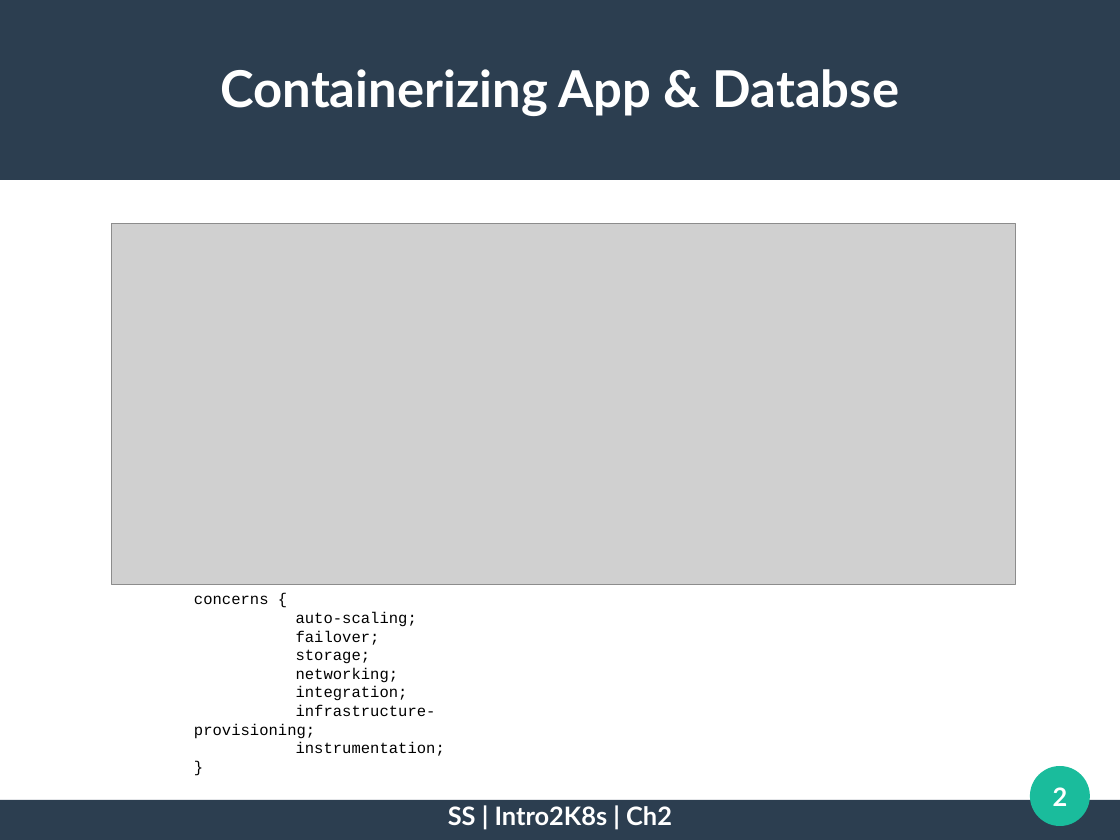
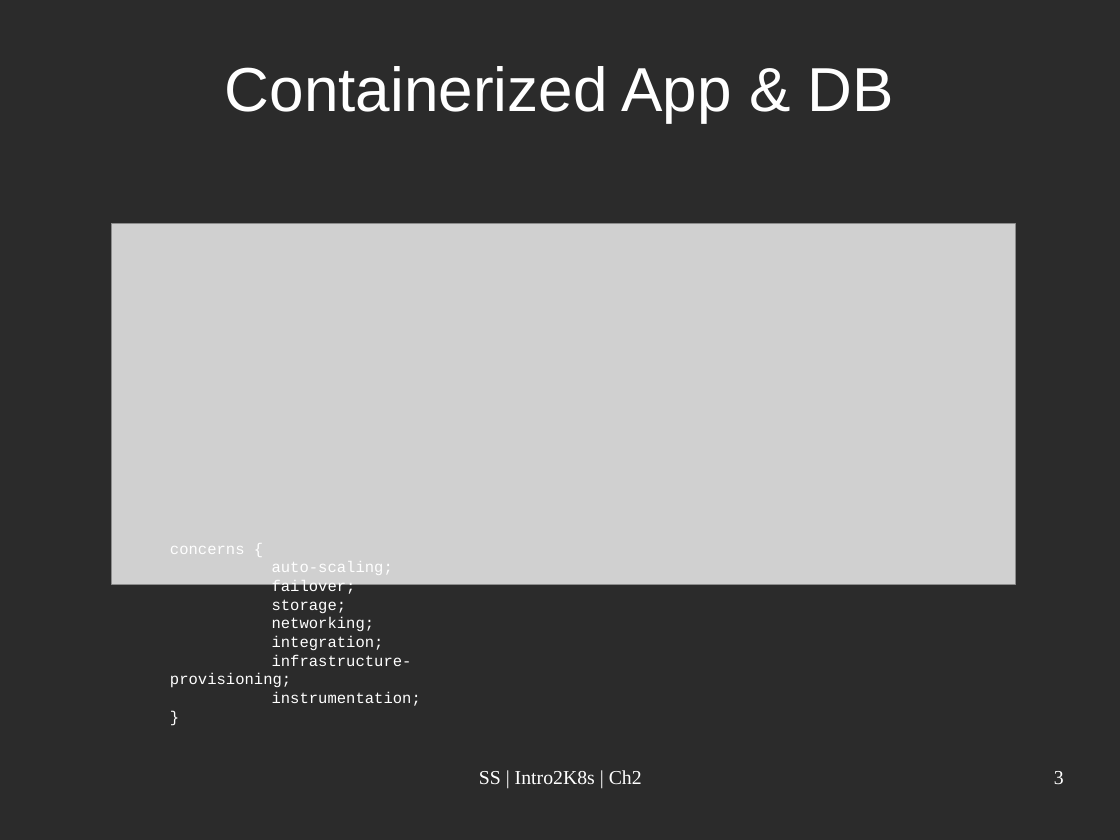
Before and after one commit to sufisalman/intro2k8s, a slide deck: slide 3 of chapter3/concepts/concepts3.odp (slide 2 before the commit). Drawn at 1120x840 pixels with LibreOffice and Linux fonts; fonts in the diff are those of the drawing; grey boxes stand for pictures; background and template pictures are left out; a plain dark background stands for a picture behind light text. Boxes give left, top, right and bottom in pixels: in the first picture for what was removed or moved away, otherwise in the second. Text is boxed around its words. In the diff, an @@ line names an element or a change of style, - is before the commit and + after.

```diff
--- a/chapter3/concepts/concepts3.odp
+++ b/chapter3/concepts/concepts3.odp
@@ background #FFFFFF to picture (left out) @@
@@ rectangle removed at <box>0,0,1120,180</box> @@
@@ title at <box>225,66,894,122</box>: text changed; size 36 to 44 pt; font Lato to Arial; bold off @@
-Containerizing App & Databse
+Containerized App & DB
@@ text "concerns {": place and size @@
-text "concerns {" at <box>194,595,445,756</box>
+text "concerns {" at <box>170,546,421,706</box>
@@ text "concerns {" at <box>170,546,421,706</box>: text colour #000000 to #FFFFFF @@
@@ text "SS | Intro2K8s | Ch2": place and size @@
-text "SS | Intro2K8s | Ch2" at <box>448,806,672,825</box>
+text "SS | Intro2K8s | Ch2" at <box>479,770,642,784</box>
@@ text "SS | Intro2K8s | Ch2" at <box>479,770,642,784</box>: size 18 to 14 pt, font Lato to Times New Roman, bold off @@
@@ ellipse removed at <box>1031,766,1091,826</box> @@
@@ page number added at <box>1054,771,1064,784</box>, 14 pt, text #FFFFFF @@
+3
@@ rectangle removed at <box>0,800,1120,839</box> @@
@@ page number removed at <box>1053,787,1068,806</box> @@
-2
```
Also in this commit, not shown: 2 other slides changed, 1 slide added, 7 other files.
